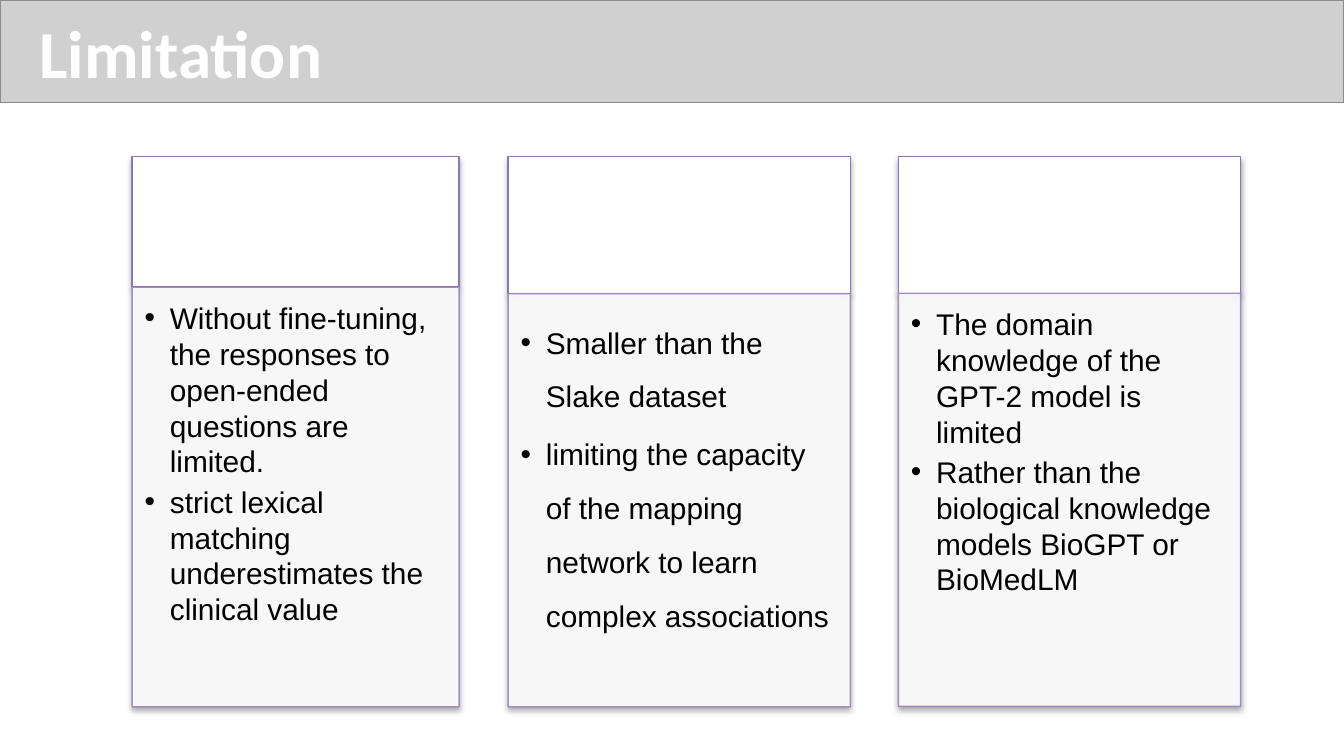
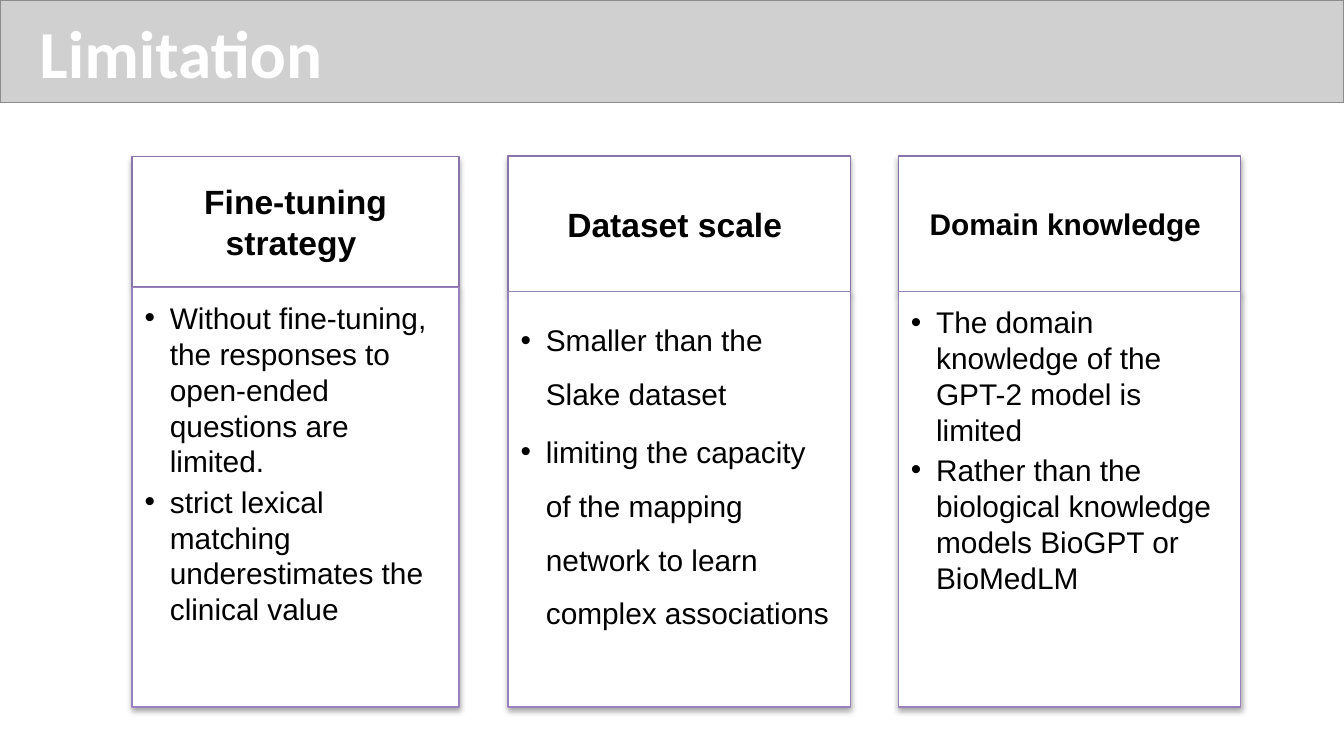
Before and after one commit to zhongjp21-coder/WOA7015_AlternativeAsscement, a slide deck: slide 16 of Report Dir/WOX7001_assignment2_zouting(24201617).pptx. Drawn at 1344x756 pixels with LibreOffice and Linux fonts; fonts in the diff are those of the drawing; grey boxes stand for pictures. Boxes give left, top, right and bottom in pixels: in the first picture for what was removed or moved away, otherwise in the second. Text is boxed around its words. In the diff, an @@ line names an element or a change of style, - is before the commit and + after.

```diff
--- a/Report Dir/WOX7001_assignment2_zouting(24201617).pptx
+++ b/Report Dir/WOX7001_assignment2_zouting(24201617).pptx
@@ outline #8E79AE 0.75 pt to #8B75AB 0.75 pt in 3 elements at [132,156,458,286], [508,156,851,292], [898,156,1241,292] @@
@@ text added at [204,189,387,261], 18 pt, text #000000, bold @@
+Fine-tuning strategy
@@ text added at [567,212,782,238], 18 pt, text #000000, bold @@
+Dataset scale
@@ text added at [930,213,1201,241], 16 pt, text #000000, bold @@
+Domain knowledge
@@ outline #9C85C0 0.75 pt to #9881BD 0.75 pt in 3 elements at [132,288,458,707], [898,292,1241,707], [508,292,851,707] @@
```
Also in this commit, not shown: 1 other slide changed, 1 other file.
